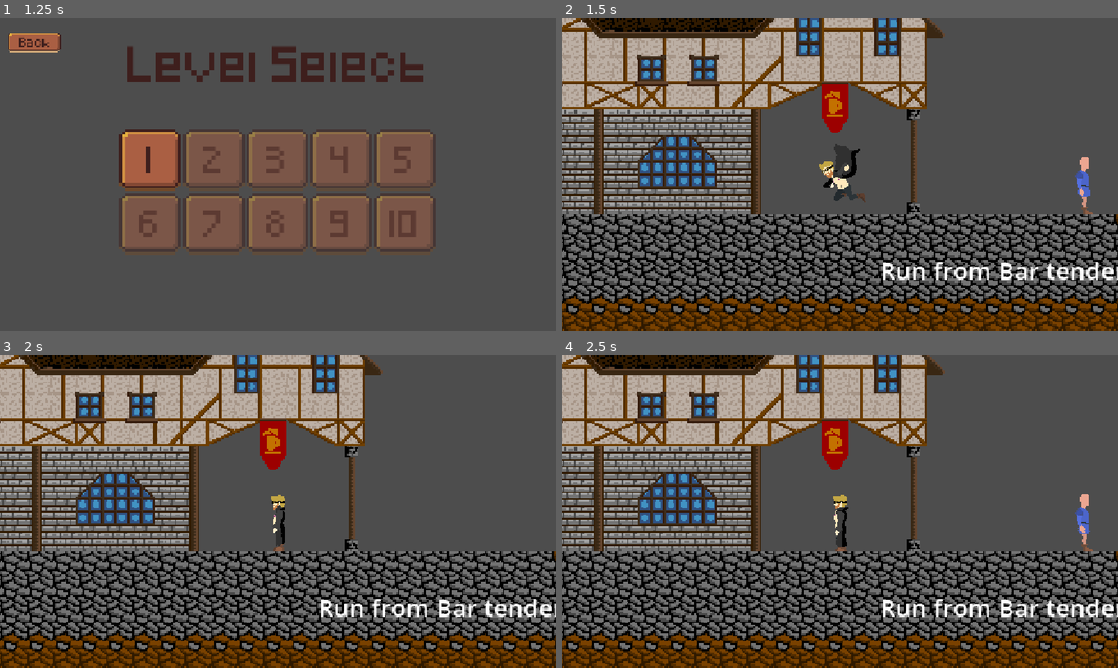
Above: before the commit, frames 1-4 (two rows, left to right).
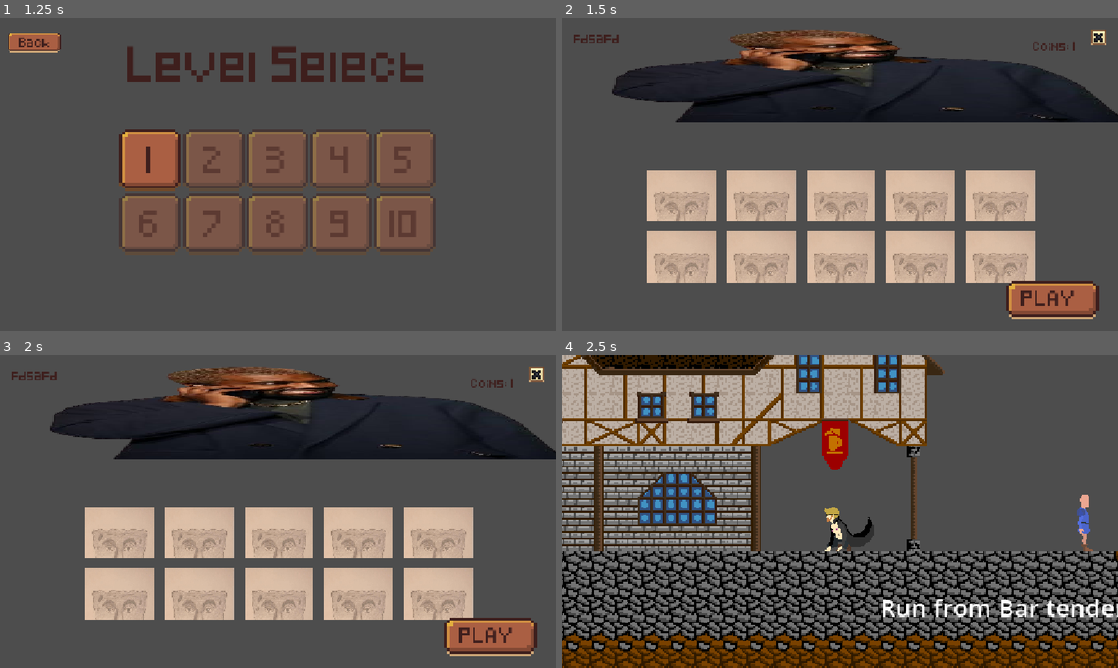
Above: after the commit, the same moments.

Repository: Cafle/craftpix-gamejam
Game: Godot game, scene res://Scenes/UI/Title.tscn
Two runs of this game, one before a commit and one after it. Both use one fixed random seed, a clock stepped at 60 frames per second and the inputs below.
Inputs (mouse positions are in pixels of both pictures, inside the frame that each line leads up to):
- Up to frame 1 (1.25 s): click "Commence" at 0.5 s
- Up to frame 2 (1.5 s): click "1" at 1.25 s
- Up to frame 3 (2 s): no input
- Up to frame 4 (2.5 s): click (1051, 636) at 2 s, where only the run after the commit has a clickable "PLAY"

Frame 1 is identical in both runs. In frame 2, 78% of the frame differs, in the area x 0-100%, y 0-100%; in frame 3, 77%; in frame 4, 0.8%.
Error in both runs: Invalid assignment of property or key 'visible' with value of type 'bool' on a base object of type 'null instance'. (res://Scripts/Sprites/NPC.gd:97)

Commit message:
menu shop then level

Diff:
--- a/Scenes/UI/Shop.tscn
+++ b/Scenes/UI/Shop.tscn
@@ -7,10 +7,19 @@
 [ext_resource type="Resource" uid="uid://bwmgaluvcwjlt" path="res://Assets/Resource files/level presets/lvl1.tres" id="3_lmqlo"]
 [ext_resource type="Theme" uid="uid://cfx1uvctms1cn" path="res://Assets/UI/MAIN_THEME.tres" id="4_l5jkk"]
 [ext_resource type="Texture2D" uid="uid://buo67t4ru5fj8" path="res://Assets/UI/Main_menu.png" id="5_4vyng"]
+[ext_resource type="Texture2D" uid="uid://bj2lcck2ujf86" path="res://Assets/UI/Buttons.png" id="8_eedsn"]
 
 [sub_resource type="AtlasTexture" id="AtlasTexture_lmqlo"]
 atlas = ExtResource("5_4vyng")
 region = Rect2(164, 6, 9, 9)
+
+[sub_resource type="AtlasTexture" id="AtlasTexture_eedsn"]
+atlas = ExtResource("8_eedsn")
+region = Rect2(109, 182, 30, 14)
+
+[sub_resource type="AtlasTexture" id="AtlasTexture_y8wv3"]
+atlas = ExtResource("8_eedsn")
+region = Rect2(161, 215, 22, 13)
 
 [node name="Shop" type="Control" unique_id=1132947318]
 layout_mode = 3
@@ -72,6 +81,7 @@
 offset_top = 16.0
 offset_right = 560.0
 offset_bottom = 264.0
+theme = ExtResource("4_l5jkk")
 text = "fdsafd"
 
 [node name="Coins" type="Label" parent="." unique_id=435451380]
@@ -80,4 +90,25 @@
 offset_top = 32.0
 offset_right = 1027.0
 offset_bottom = 55.0
+theme = ExtResource("4_l5jkk")
 text = "Coins :"
+
+[node name="PLAy" type="TextureButton" parent="." unique_id=2114204303]
+layout_mode = 0
+offset_left = 920.0
+offset_top = 544.0
+offset_right = 1112.0
+offset_bottom = 624.0
+texture_normal = SubResource("AtlasTexture_eedsn")
+texture_pressed = SubResource("AtlasTexture_y8wv3")
+stretch_mode = 1
+
+[node name="Label" type="Label" parent="PLAy" unique_id=1927773918]
+layout_mode = 0
+offset_left = 32.0
+offset_top = -8.0
+offset_right = 200.0
+offset_bottom = 69.0
+theme = ExtResource("4_l5jkk")
+theme_override_font_sizes/font_size = 27
+text = "PLAY"
--- a/Scripts/UI/LSbutton.gd
+++ b/Scripts/UI/LSbutton.gd
@@ -14,5 +14,7 @@
 func _pressed() -> void:
 	if !locked:
 		LevelSelect.current_level = level
-		LevelSelect._playSong(level)
-		get_tree().call_deferred("change_scene_to_file", LevelSelect.loadLevel(level))
+		get_tree().call_deferred("change_scene_to_file", "res://Scenes/UI/shop.tscn")
+		#now handeled in sho[ manager
+		#LevelSelect._playSong(level)
+		#get_tree().call_deferred("change_scene_to_file", LevelSelect.loadLevel(level))
--- a/Scripts/UI/Shop_manager.gd
+++ b/Scripts/UI/Shop_manager.gd
@@ -8,6 +8,7 @@
 @onready var Back = $back
 @onready var desc = $desc
 @onready var coins = $Coins
+@onready var play = $PLAy
 
 @export_group("Level presets")
 @export var level_presets: Array[levelPotions]
@@ -20,6 +21,8 @@
 
 # Called when the node enters the scene tree for the first time.
 func _ready() -> void:
+	play.button_up.connect(_play)
+
 	coins.text = "Coins: " + str(LevelSelect.Coins)
 
 	grid.columns = columns
@@ -52,8 +55,9 @@
 	coins.text = "Coins: " + str(LevelSelect.Coins)
 	grid.get_child(index).get_child(0).play("bought")
 
-
-	pass
+func _play() -> void:
+	LevelSelect._playSong(LevelSelect.current_level)
+	get_tree().call_deferred("change_scene_to_file", LevelSelect.loadLevel(LevelSelect.current_level))
 
 # Called every frame. 'delta' is the elapsed time since the previous frame.
 func _process(delta: float) -> void:
Not shown: 1 places in Scenes/UI/Shop.tscn that only renumber resources
